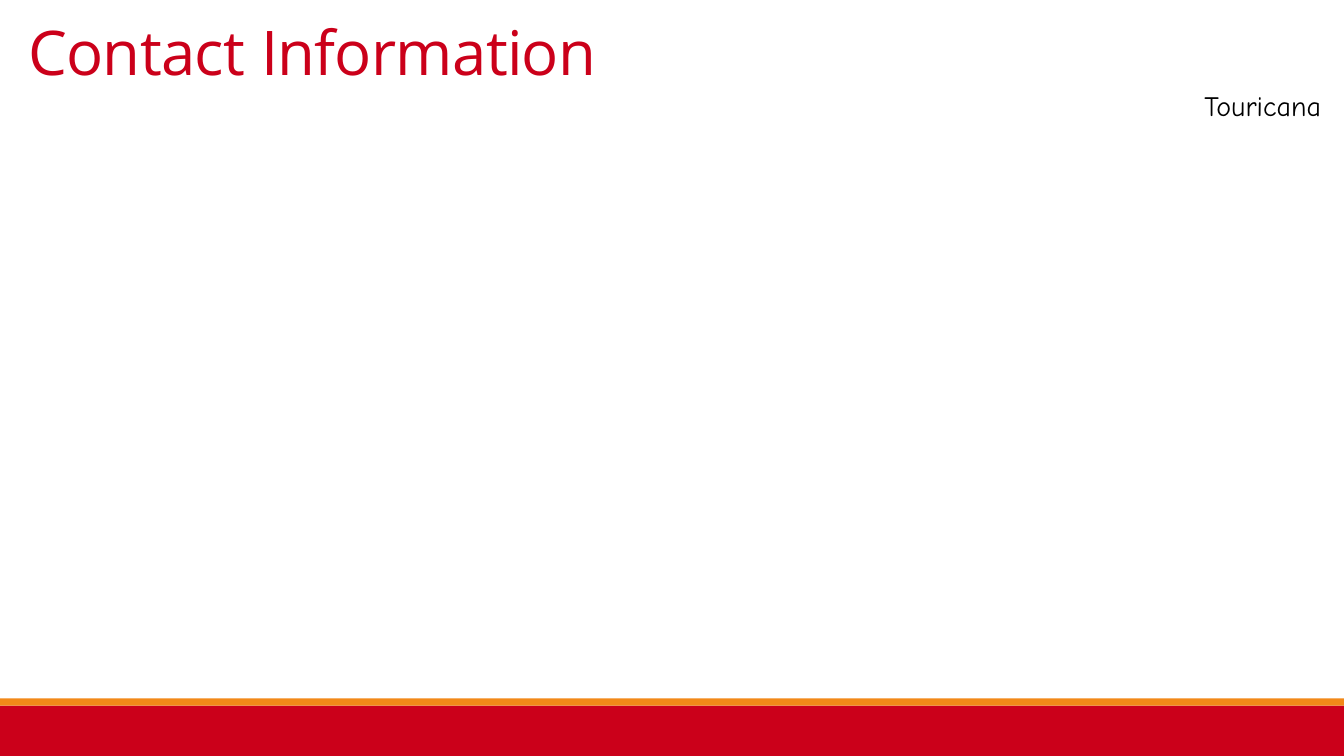
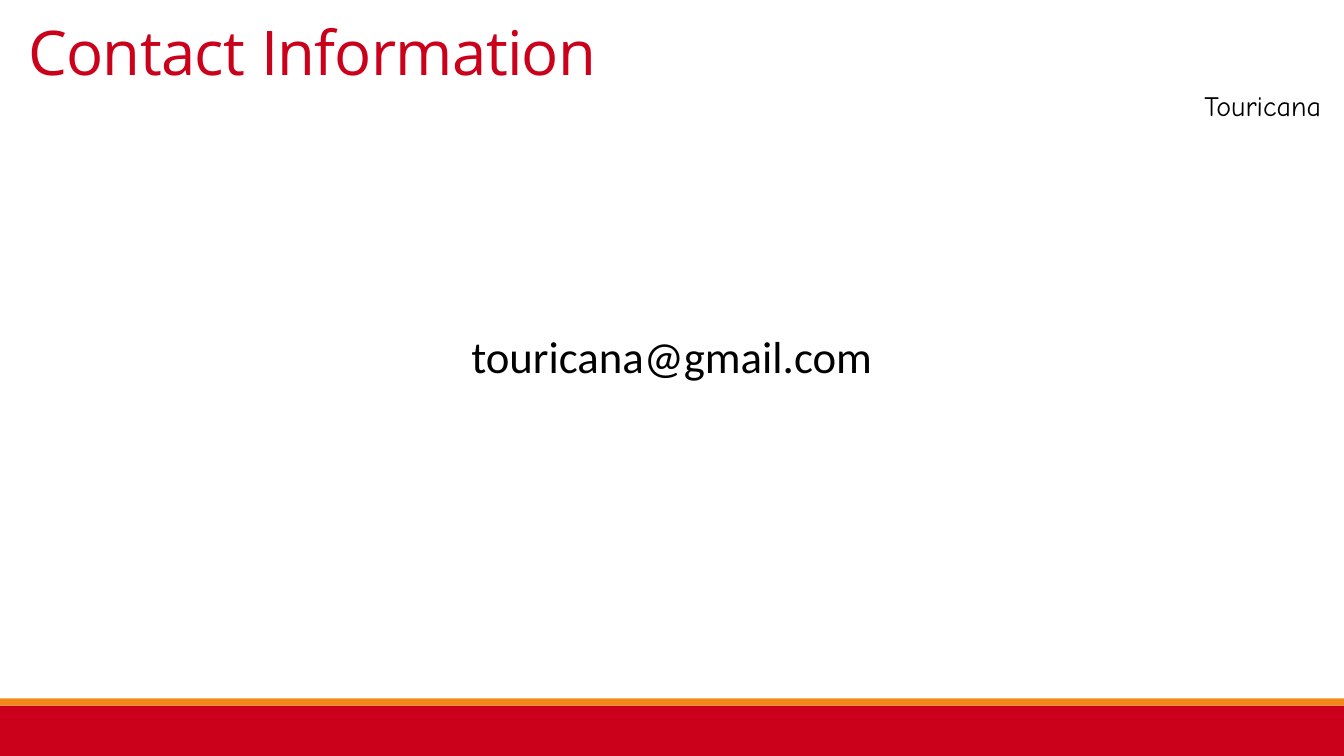
Before and after one commit to mc-funk/RedHotHack2015TripApp, a slide deck: slide 15 of Touricana RHH Presentation FINAL.pptx. Drawn at 1344x756 pixels with LibreOffice and Linux fonts; fonts in the diff are those of the drawing; background and template pictures are left out. Boxes give left, top, right and bottom in pixels: in the first picture for what was removed or moved away, otherwise in the second. Text is boxed around its words. In the diff, an @@ line names an element or a change of style, - is before the commit and + after.

```diff
--- a/Touricana RHH Presentation FINAL.pptx
+++ b/Touricana RHH Presentation FINAL.pptx
@@ text added at (471,342,872,381), 32 pt, text #000000 @@
+touricana@gmail.com
```
Also in this commit, not shown: 11 other slides changed, 1 slide added, 1 slide removed.
